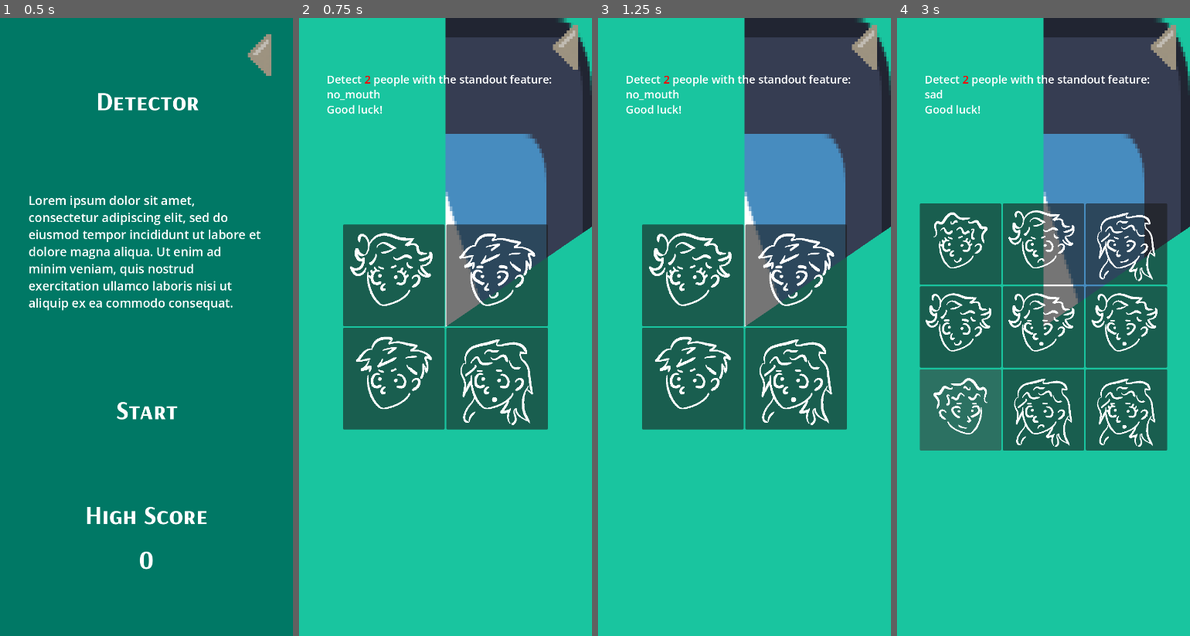
Above: before the commit, frames 1-4 (left to right).
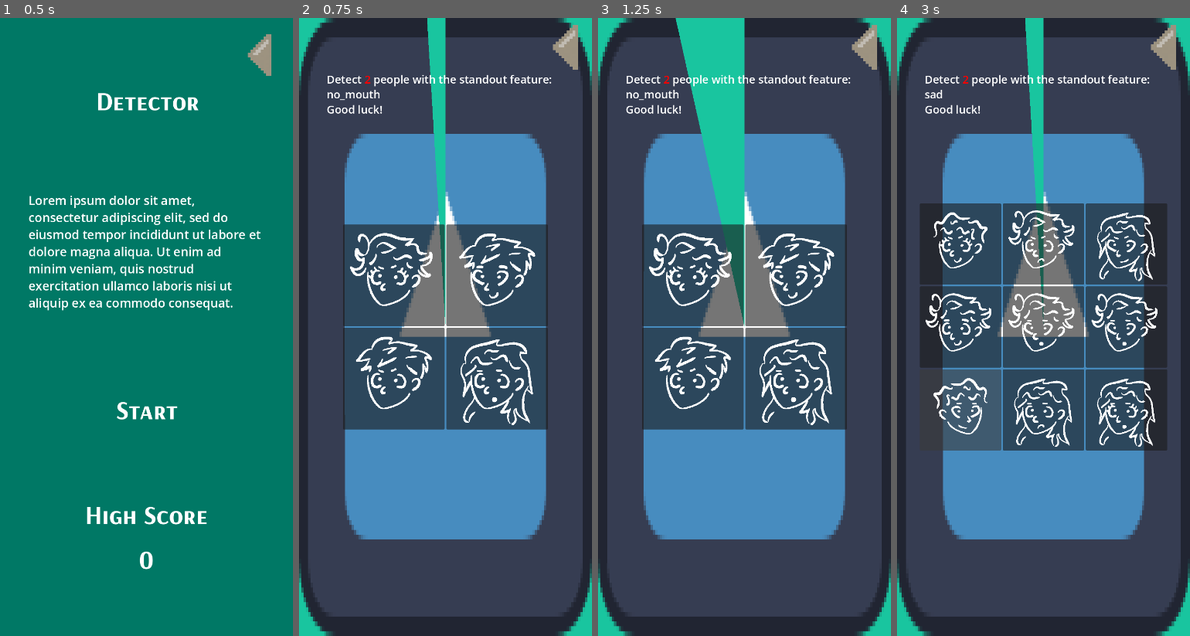
Above: after the commit, the same moments.

Repository: daniel-macias/mrduelm
Game: Godot game, scene res://Scenes/detector.tscn
The game is run twice, just before and just after one commit, with the same random seed, the same clock (stepped at 60 frames per second) and the same inputs. This scene is started directly instead of the project's main scene. The engine's default icon, where the game draws it, is replaced by a stand-in: a white triangle on a blue panel in a dark square.
Inputs (mouse positions are in pixels of both pictures, inside the frame that each line leads up to):
- Up to frame 1 (0.5 s): no input
- Up to frame 2 (0.75 s): click "Start" at 0.5 s
- Up to frame 3 (1.25 s): no input
- Up to frame 4 (3 s): click (990, 277) at 1.27 s; click (1096, 277) at 2.02 s; click (990, 376) at 2.77 s

Frame 1 is identical in both runs. In frame 2, 60% of the frame differs, in the area x 0-100%, y 0-100%; in frame 3, 56%; in frame 4, 56%.

Commit message:
started adding timer to detector

Diff:
--- a/Scripts/Minigames/Detector.gd
+++ b/Scripts/Minigames/Detector.gd
@@ -10,6 +10,7 @@
 @onready var menu = $CanvasLayer/GameMenu
 @onready var game = $CanvasLayer/Game
 @onready var instruction = $CanvasLayer/Game/Instruction
+@onready var timer_progress_bar = $CanvasLayer/Game/Timer
 
 var mouth_textures = [
 "res://Sprites/Games/Detector/Mouth_1.png",
@@ -37,6 +38,12 @@
 "res://Sprites/Games/Detector/Brows_2.png"]
 
 signal game_closed  # Signal to notify when the game is closed
+
+var round_duration = 10.0
+var elapsed_time = 0.0
+var timer_running = false
+
+
 
 var standout_conditions = {
 	"sad": {"name": "Sad", "apply_condition": "_apply_sad"},
@@ -51,6 +58,11 @@
 	game_closed.emit()  # Emit signal when exiting
 	queue_free()  # Remove this minigame scene
 
+func start_timer():
+	elapsed_time = 0.0
+	timer_progress_bar.value = 100  # Start full
+	timer_running = true
+
 # Called when the node enters the scene tree for the first time.
 func _ready() -> void:
 	person_template.hide()
@@ -65,7 +77,14 @@
 
 # Called every frame. 'delta' is the elapsed time since the previous frame.
 func _process(delta: float) -> void:
-	pass
+	if timer_running:
+		elapsed_time += delta
+		var time_left = round_duration - elapsed_time
+		timer_progress_bar.value = (time_left / round_duration) * 100
+
+		if elapsed_time >= round_duration:
+			timer_running = false
+			on_time_up()
 
 var grid_sizes = {
 	2: 250,
@@ -85,6 +104,7 @@
 	all_people.clear()
 
 	instruction.bbcode_text = "Detect [color=red]" + str(people_to_detect) + "[/color] people with the standout feature: " + standout_conditions.keys()[standout_type] + "\nGood luck!"
+	start_timer()
 
 	#Restart select tracker
 	selected_people.clear()
@@ -191,6 +211,9 @@
 	var parts = person.get_children()
 	parts[3].texture = null
 
+func on_time_up():
+	print("Time's up!")
+
 func _on_person_clicked(event: InputEvent, index: int):
 	if event is InputEventMouseButton and event.pressed:
 		# Ignore if this person was already clicked
